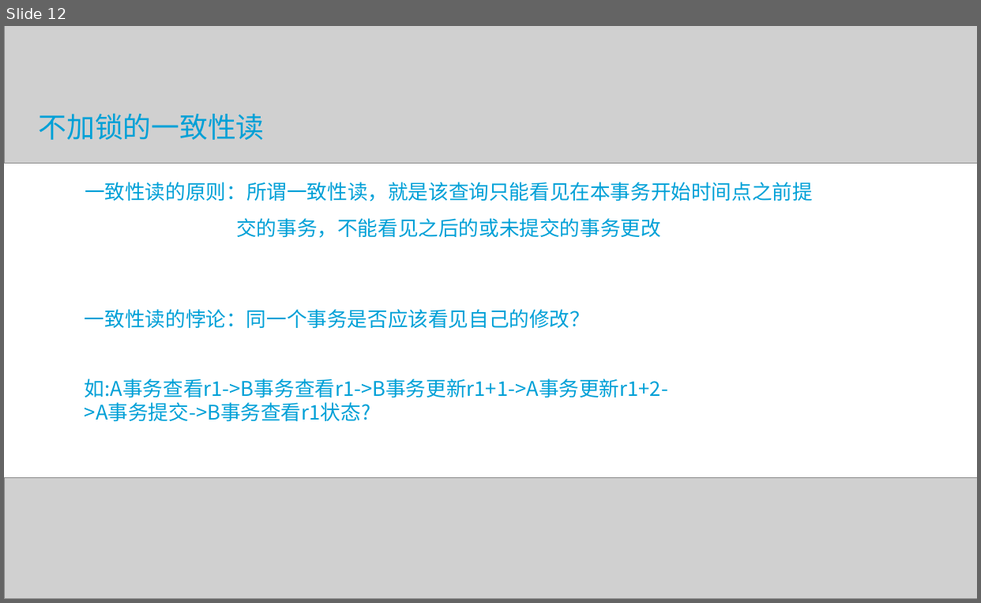
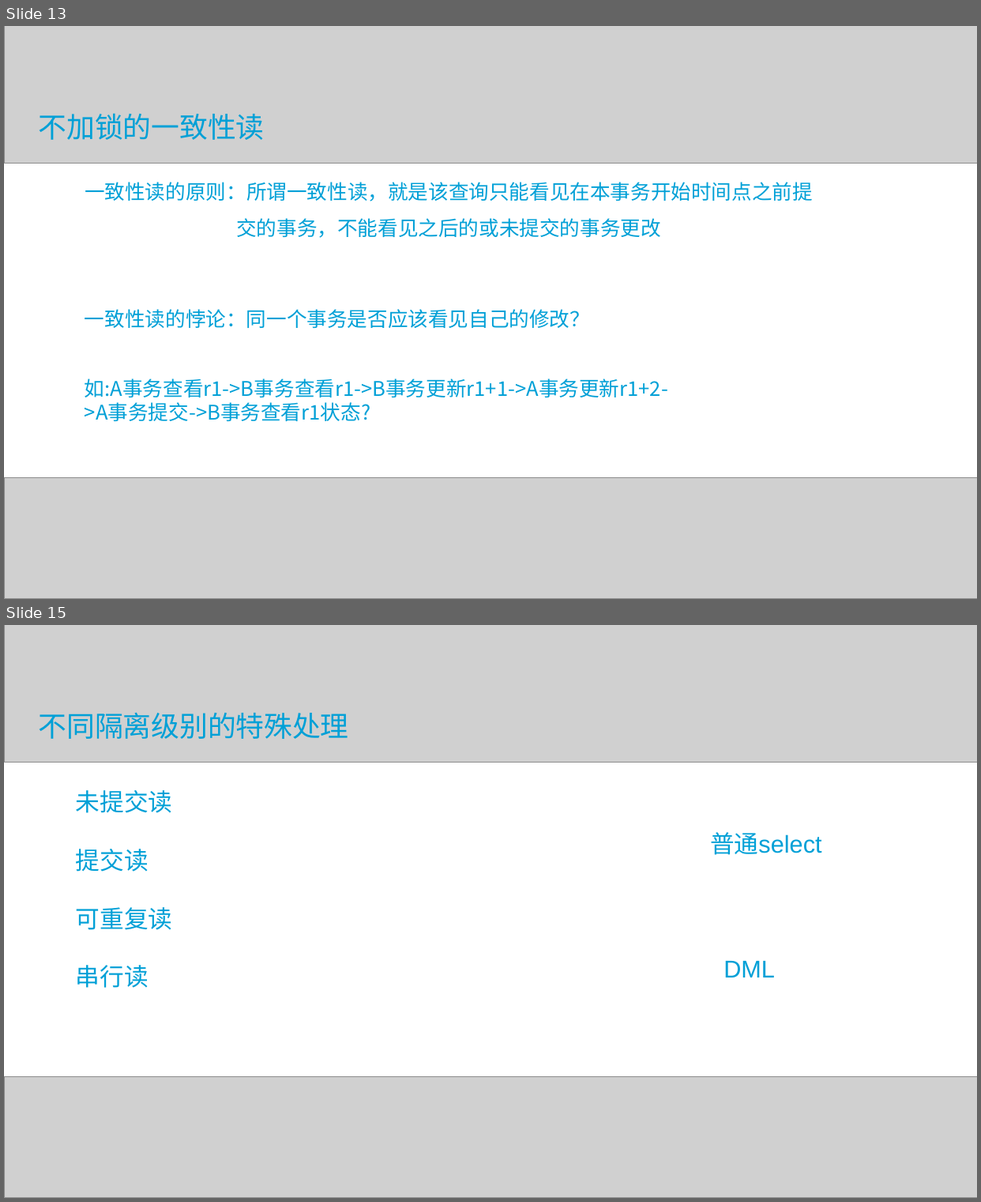
Before and after one commit to sudasu/Offer, a slide deck: lbj/MUBAN.pptx. Shown one above the other, each under a label of ours: slide 12 before the commit, slides 13 and 15 after it; the slides between them are not shown. The pictures are 981x603 and 981x1202 pixels, drawn with LibreOffice and Linux fonts; fonts in the diff are those of the drawing; grey boxes stand for pictures. Boxes give left, top, right and bottom in pixels: in the first picture for what was removed or moved away, otherwise in the second. Text is boxed around its words. In the diff, an @@ line names an element or a change of style, - is before the commit and + after.

```diff
--- a/lbj/MUBAN.pptx
+++ b/lbj/MUBAN.pptx
@@ slide 15 added at <box>4,625,977,1198</box>, background #FFFFFF @@
@@ picture added at <box>4,625,976,762</box> @@
@@ text added at <box>39,713,349,739</box>, 28 pt, text #00A0D7 @@
+不同隔离级别的特殊处理
@@ text added at <box>76,790,173,988</box>, 24 pt, text #00A0D7 @@
+未提交读
+提交读
+可重复读
+串行读
@@ text added at <box>710,832,822,855</box>, 24 pt, text #00A0D7 @@
+普通select
@@ text added at <box>724,961,775,977</box>, 24 pt, text #00A0D7 @@
+DML
@@ picture added at <box>4,1075,977,1197</box> @@
@@ what was slide 12 is now slide 13 @@
```
Also in this commit, not shown: 1 slide changed, 1 other slide added, 1 other file.
